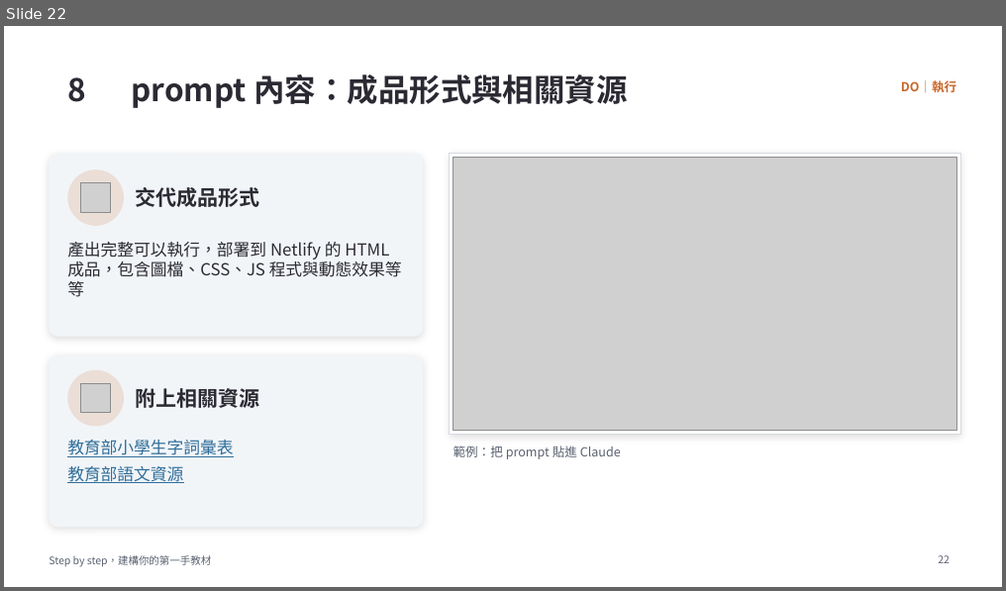
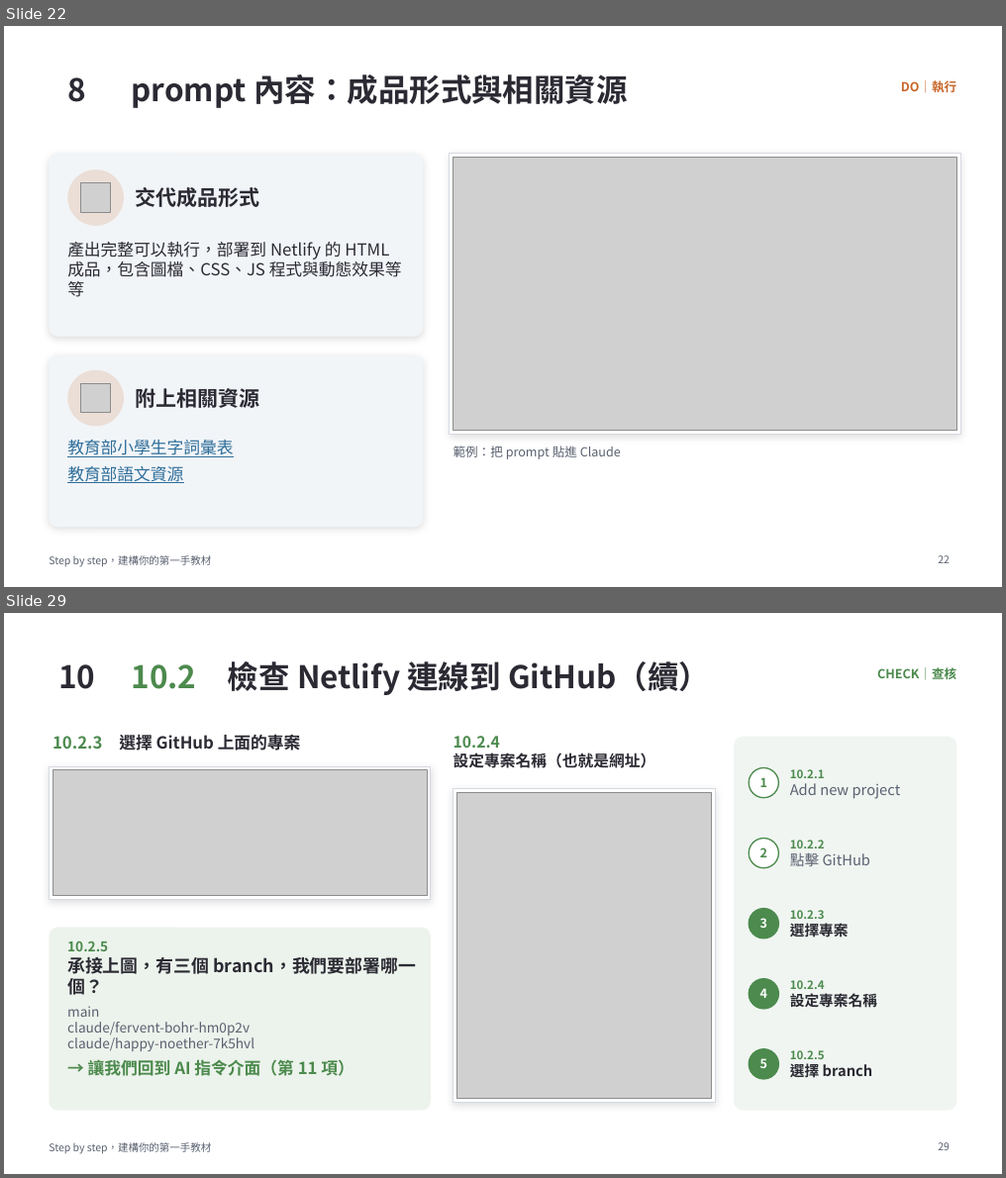
Before and after one commit to MattAtAIEra/NTTU2026-step-by-step, a slide deck: doc/Step-by-Step_建構你的第一手教材_PDCA.pptx. Shown one above the other, each under a label of ours: slide 22 before the commit, slides 22 and 29 after it; the slides between them are not shown. The pictures are 1006x591 and 1006x1178 pixels, drawn with LibreOffice and Linux fonts; fonts in the diff are those of the drawing; grey boxes stand for pictures; background and template pictures are left out. Boxes give left, top, right and bottom in pixels: in the first picture for what was removed or moved away, otherwise in the second. Text is boxed around its words. In the diff, an @@ line names an element or a change of style, - is before the commit and + after.

```diff
--- a/doc/Step-by-Step_建構你的第一手教材_PDCA.pptx
+++ b/doc/Step-by-Step_建構你的第一手教材_PDCA.pptx
@@ slide 29 added at <box>4,613,1002,1174</box>, background #FFFFFF; not listed: 1 template element that a slide beside it also shows @@
@@ text added at <box>58,664,95,689</box>, 30 pt, text #2B2A33, bold @@
+10
@@ title added at <box>132,662,710,695</box>, 30 pt, text #2B2A33, bold @@
+10.2 檢查 Netlify 連線到 GitHub（續）
@@ text added at <box>877,667,956,680</box>, 12 pt, text #4C8A4D, bold @@
+CHECK｜查核
@@ text added at <box>53,732,301,754</box>, 16 pt, text #2B2A33, bold @@
+10.2.3 選擇 GitHub 上面的專案
@@ text added at <box>453,736,656,768</box>, 15 pt, text #2B2A33, bold @@
+10.2.4
+設定專案名稱（也就是網址）
@@ rounded rectangle added at <box>734,737,957,1111</box>, fill #4C8A4D at 8% opacity @@
@@ rectangle added at <box>49,766,431,900</box>, fill #FFFFFF, outline #D5DAE1 0.75 pt @@
@@ picture added at <box>53,770,427,896</box> @@
@@ rectangle added at <box>453,789,715,1103</box>, fill #FFFFFF, outline #D5DAE1 0.75 pt @@
@@ ellipse added at <box>748,768,779,798</box>, fill #FFFFFF, outline #4C8A4D 1.25 pt @@
@@ text added at <box>760,777,767,787</box>, 12 pt, text #4C8A4D, bold @@
+1
@@ text added at <box>790,769,901,799</box>, 14 pt, text #5A6170 @@
+10.2.1
+Add new project
@@ picture added at <box>456,792,712,1099</box> @@
@@ ellipse added at <box>748,839,779,868</box>, fill #FFFFFF, outline #4C8A4D 1.25 pt @@
@@ text added at <box>760,848,767,858</box>, 12 pt, text #4C8A4D, bold @@
+2
@@ text added at <box>790,840,870,866</box>, 14 pt, text #5A6170 @@
+10.2.2
+點擊 GitHub
@@ ellipse added at <box>748,909,779,939</box>, fill #4C8A4D, outline #4C8A4D 1.25 pt @@
@@ rounded rectangle added at <box>49,928,431,1111</box>, fill #4C8A4D at 10% opacity @@
@@ text added at <box>760,918,767,928</box>, 12 pt, text #FFFFFF, bold @@
+3
@@ text added at <box>790,910,848,940</box>, 11 pt, text #4C8A4D, bold @@
+10.2.3
+選擇專案
@@ text added at <box>67,941,416,1076</box>, 13 pt, text #5A6170 @@
+10.2.5
+承接上圖，有三個 branch，我們要部署哪一個？
+main
+claude/fervent-bohr-hm0p2v
+claude/happy-noether-7k5hvl
+→ 讓我們回到 AI 指令介面（第 11 項）
@@ ellipse added at <box>748,979,779,1009</box>, fill #4C8A4D, outline #4C8A4D 1.25 pt @@
@@ text added at <box>760,988,767,998</box>, 12 pt, text #FFFFFF, bold @@
+4
@@ text added at <box>790,980,877,1007</box>, 11 pt, text #4C8A4D, bold @@
+10.2.4
+設定專案名稱
@@ ellipse added at <box>748,1050,779,1079</box>, fill #4C8A4D, outline #4C8A4D 1.25 pt @@
@@ text added at <box>790,1051,873,1081</box>, 14 pt, text #2B2A33, bold @@
+10.2.5
+選擇 branch
@@ text added at <box>760,1059,767,1068</box>, 12 pt, text #FFFFFF, bold @@
+5
@@ page number added at <box>938,1143,949,1151</box>, 10 pt, text #5A6170 @@
+29
```
Also in this commit, not shown: 8 slides changed, 7 other slides added, 2 slides removed.
